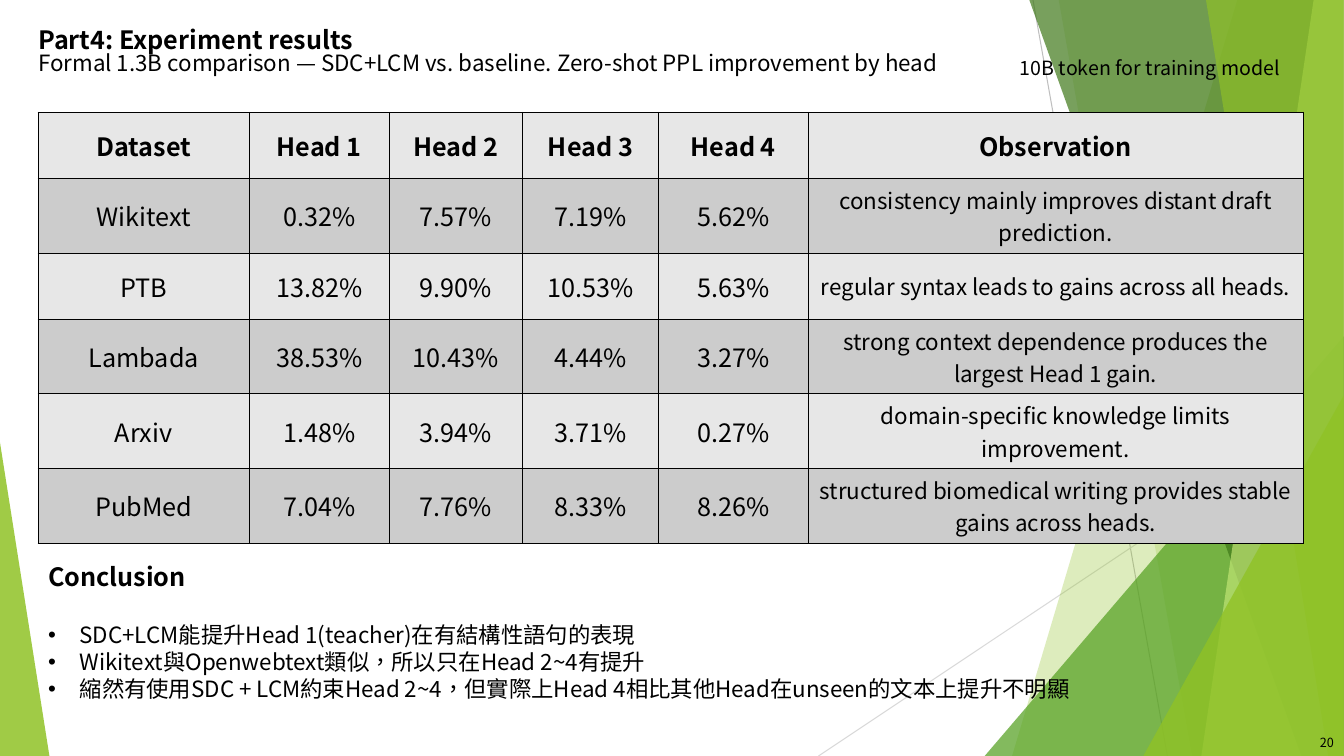
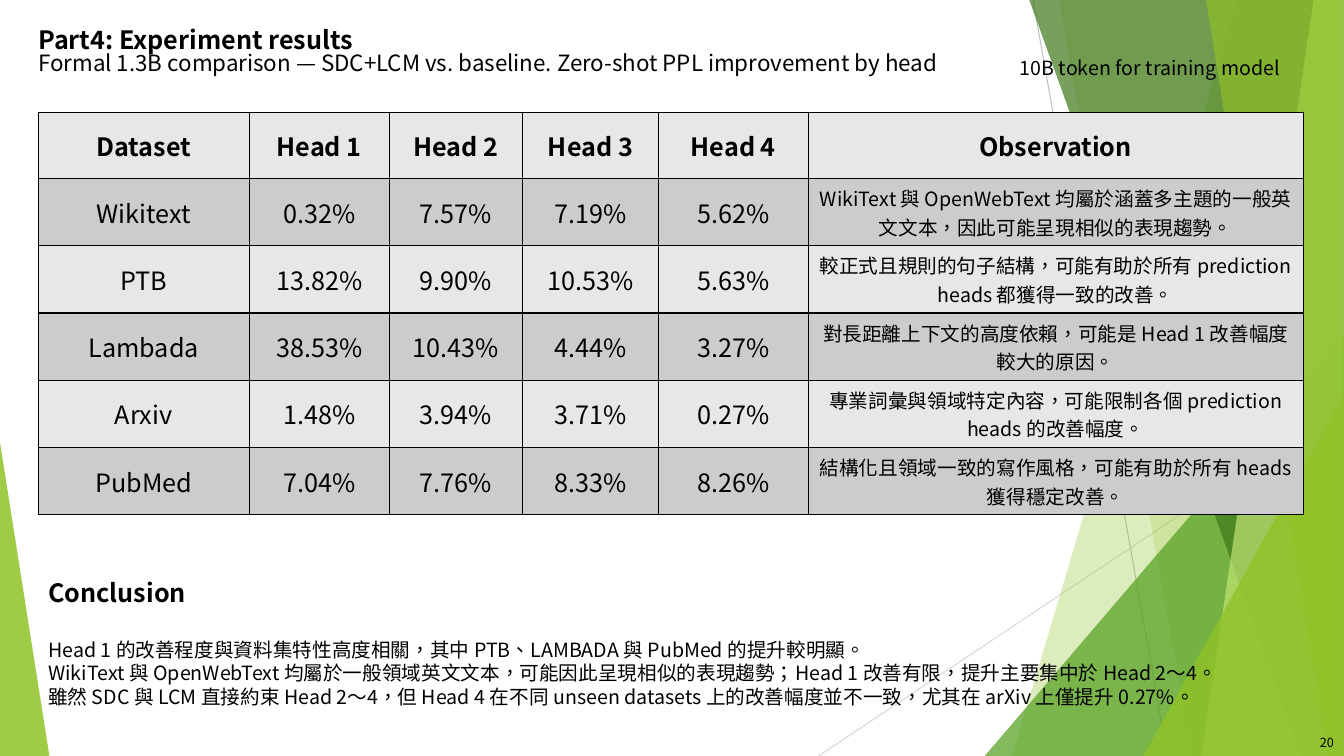
Before and after one commit to xdfg12456/llama-mtp, a slide deck: slide 20 of doc/mtp_with_consistency_method_v3.pptx. Drawn at 1344x756 pixels with LibreOffice and Linux fonts; fonts in the diff are those of the drawing. Boxes give left, top, right and bottom in pixels: in the first picture for what was removed or moved away, otherwise in the second. Text is boxed around its words. In the diff, an @@ line names an element or a change of style, - is before the commit and + after.

Commit message:
update ppt

```diff
--- a/doc/mtp_with_consistency_method_v3.pptx
+++ b/doc/mtp_with_consistency_method_v3.pptx
@@ table at <box>38,113,1304,510</box> @@
-row 2, column 6: consistency mainly improves distant draft prediction.
+row 2, column 6: WikiText 與 OpenWebText 均屬於涵蓋多主題的一般英文文本，因此可能呈現相似的表現趨勢。
-row 3, column 6: regular syntax leads to gains across all heads.
+row 3, column 6: 較正式且規則的句子結構，可能有助於所有 prediction heads 都獲得一致的改善。
-row 4, column 6: strong context dependence produces the largest Head 1 gain.
+row 4, column 6: 對長距離上下文的高度依賴，可能是 Head 1 改善幅度較大的原因。
-row 5, column 6: domain-specific knowledge limits improvement.
+row 5, column 6: 專業詞彙與領域特定內容，可能限制各個 prediction heads 的改善幅度。
-row 6, column 6: structured biomedical writing provides stable gains across heads.
+row 6, column 6: 結構化且領域一致的寫作風格，可能有助於所有 heads 獲得穩定改善。
@@ text removed at <box>48,565,1070,703</box> @@
-Conclusion
-• SDC+LCM能提升Head 1(teacher)在有結構性語句的表現
-• Wikitext與Openwebtext類似，所以只在Head 2~4有提升
-• 縮然有使用SDC + LCM約束Head 2~4，但實際上Head 4相比其他Head在unseen的文本上提升不明顯
@@ text added at <box>48,581,1217,710</box>, 14 pt, text #000000 @@
+Conclusion
+Head 1 的改善程度與資料集特性高度相關，其中 PTB、LAMBADA 與 PubMed 的提升較明顯。
+WikiText 與 OpenWebText 均屬於一般領域英文文本，可能因此呈現相似的表現趨勢；Head 1 改善有限，提升主要集中於 Head 2～4。
+雖然 SDC 與 LCM 直接約束 Head 2～4，但 Head 4 在不同 unseen datasets 上的改善幅度並不一致，尤其在 arXiv 上僅提升 0.27%。
```
Also in this commit, not shown: 1 other file.
